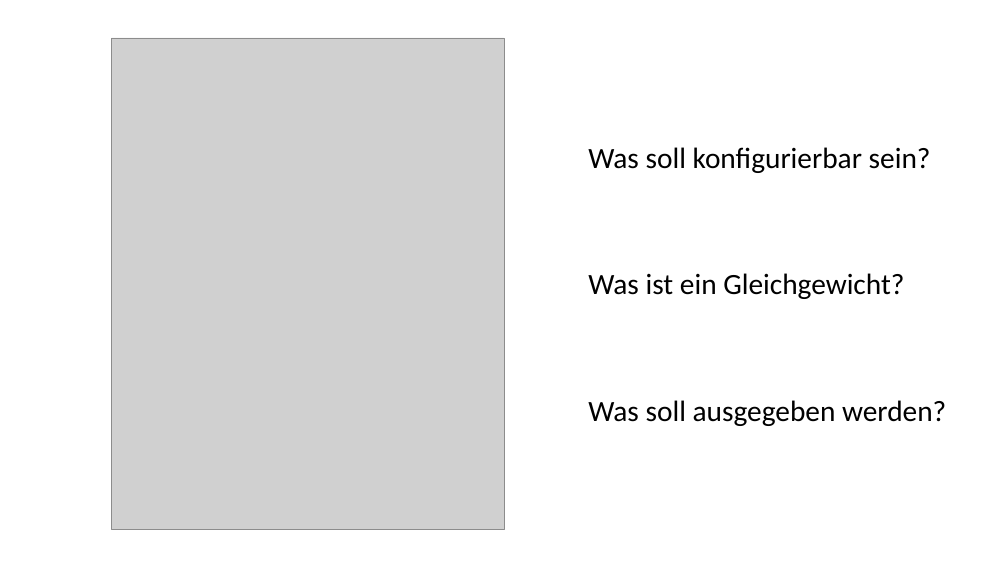
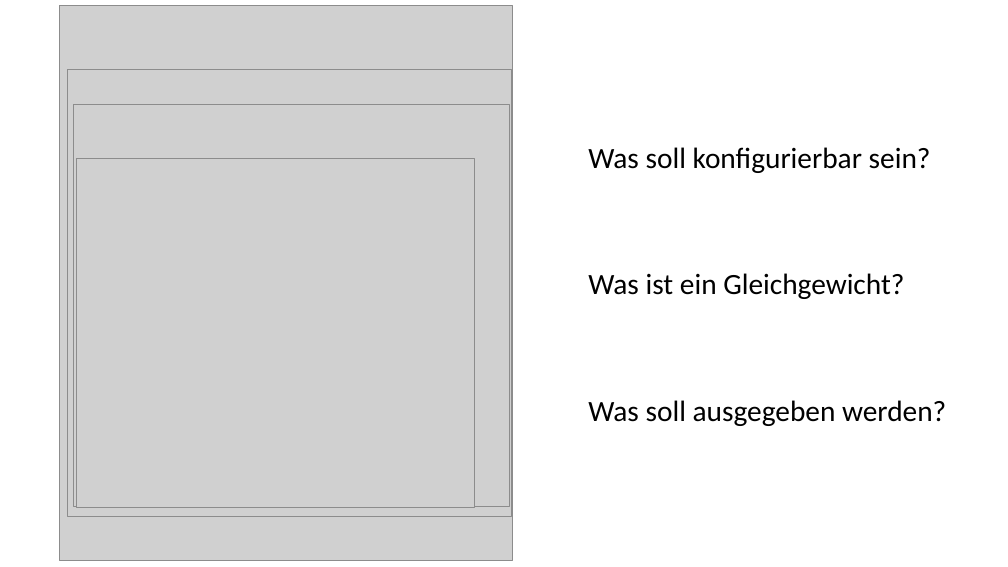
Before and after one commit to ChristianSchorr/repeated_games_pse, a slide deck: slide 2 of Dokumente/pflichtenheft/Vortrag/präsentation.pptx (slide 1 before the commit). Drawn at 1008x567 pixels with LibreOffice and Linux fonts; fonts in the diff are those of the drawing; grey boxes stand for pictures. Boxes give left, top, right and bottom in pixels: in the first picture for what was removed or moved away, otherwise in the second. Text is boxed around its words. In the diff, an @@ line names an element or a change of style, - is before the commit and + after.

```diff
--- a/Dokumente/pflichtenheft/Vortrag/präsentation.pptx
+++ b/Dokumente/pflichtenheft/Vortrag/präsentation.pptx
@@ picture added at <box>60,5,513,560</box> @@
@@ picture: place and size @@
-picture at <box>112,38,504,529</box>
+picture at <box>67,70,512,516</box>
@@ picture added at <box>73,104,509,507</box> @@
@@ picture added at <box>76,158,474,508</box> @@
```
Also in this commit, not shown: 15 slides added, 8 slides removed, 6 other files.
